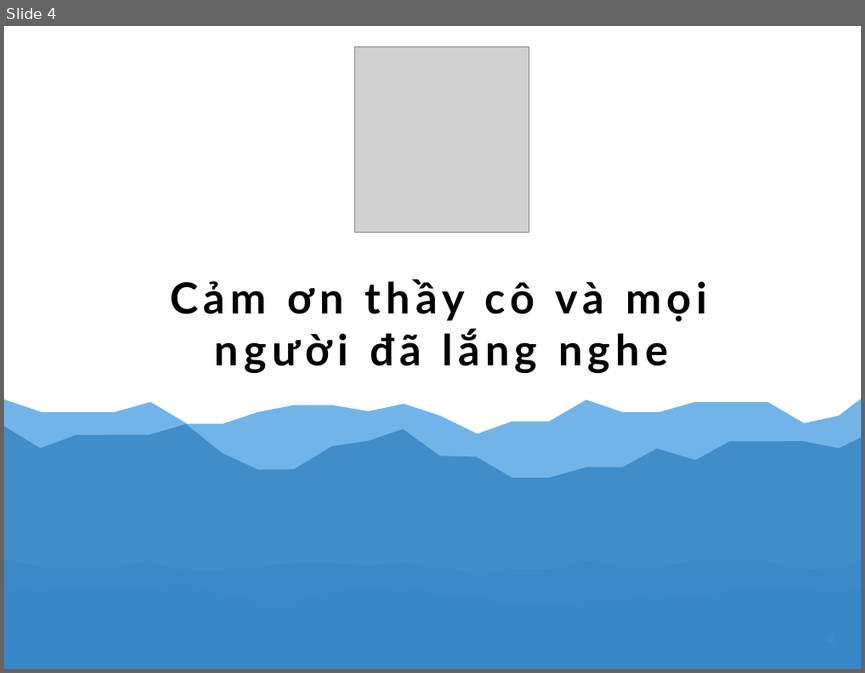
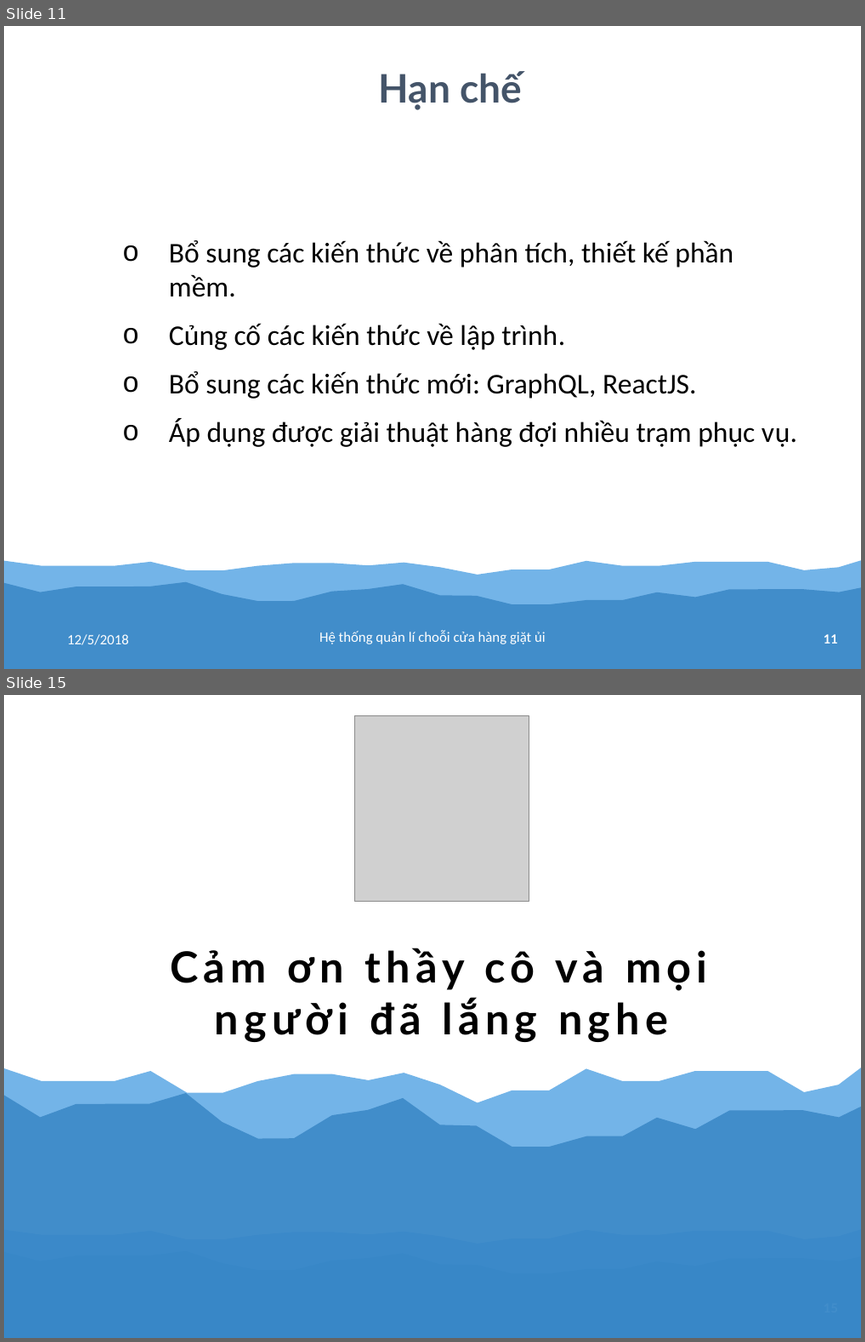
Before and after one commit to tranhoanghuan/Lu-n-v-n, a slide deck: baoCao/bao_cao.pptx. Shown one above the other, each under a label of ours: slide 4 before the commit, slides 11 and 15 after it; the slides between them are not shown. The pictures are 865x673 and 865x1342 pixels, drawn with LibreOffice and Linux fonts; fonts in the diff are those of the drawing; grey boxes stand for pictures. Boxes give left, top, right and bottom in pixels: in the first picture for what was removed or moved away, otherwise in the second. Text is boxed around its words. In the diff, an @@ line names an element or a change of style, - is before the commit and + after.

```diff
--- a/baoCao/bao_cao.pptx
+++ b/baoCao/bao_cao.pptx
@@ slide 11 added at <box>4,26,861,669</box>, background #FFFFFF; not listed: 2 template elements that a slide beside it also shows @@
@@ text added at <box>379,71,522,110</box>, 66 pt, text #445469, bold @@
+Hạn chế
@@ text added at <box>169,240,797,447</box>, 48 pt, text #000000 @@
+      o Bổ sung các kiến thức về phân tích, thiết kế phần mềm.
+      o Củng cố các kiến thức về lập trình.
+      o Bổ sung các kiến thức mới: GraphQL, ReactJS.
+      o Áp dụng được giải thuật hàng đợi nhiều trạm phục vụ.
@@ text added at <box>67,634,129,645</box>, 24 pt, text #FFFFFF @@
+12/5/2018
@@ text added at <box>319,630,545,644</box>, 24 pt, text #FFFFFF @@
+Hệ thống quản lí choỗi cửa hàng giặt ủi
@@ page number added at <box>823,634,838,643</box>, 21 pt, text #FFFFFF, bold @@
+11
@@ what was slide 4 is now slide 15 @@
```
Also in this commit, not shown: 3 slides changed, 10 other slides added.
